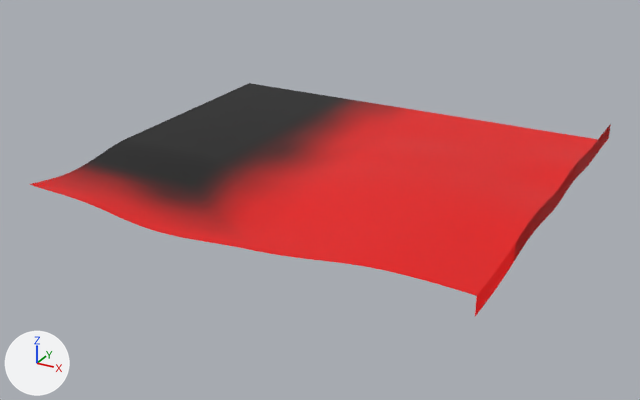
Renders of the glTF model public/assets/testmap/terrain_3_1.glb from each side of a commit.
Both versions are drawn from a 50 mm lens placed at (119.3, -111.7, 36.3), pointed at (73.5, -28.3, -5.4). Every picture has the same lights, and +X, +Y and +Z are marked at lower left. The picture after the commit comes second. Vertices at exactly the same position are counted once.

In view in the first picture: 'terrain_3_1.0', 'terrain_3_1.1'.
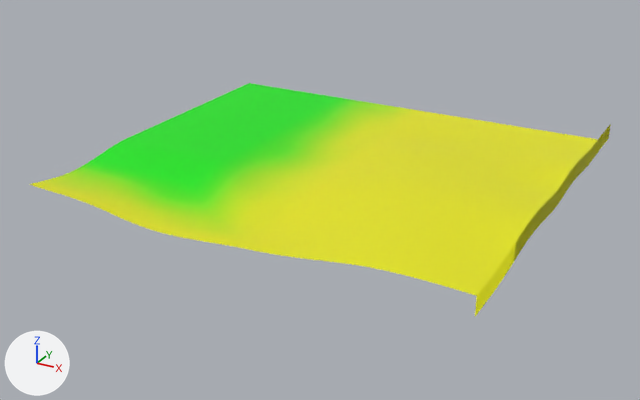
Diff of the bpy script that builds the scene:
```diff
--- a/public/assets/testmap/terrain_3_1.glb.py
+++ b/public/assets/testmap/terrain_3_1.glb.py
@@ me_terrain_3_1_0 @@
 me_terrain_3_1_0.from_pydata(...)  # 2244 vertices, 4300 faces; spans x 50.0..100.0, y -50.0..-7.0, z -2.0..0.9
 # used by ob_terrain_3_1_0; location = (0.0, 0.0, 0.0)
+# me_terrain_3_1_0 part 1: 2499 faces centred in x 50.3..99.7, y -49.7..-7.3, z -2.0..0.9 are repainted in the vertex colours; the middle colour goes from red #ff0000 to yellow #ffff00
+# me_terrain_3_1_0 part 2: 1329 faces centred in x 50.3..69.7, y -43.7..-7.3, z -1.8..0.0 are repainted in the vertex colours; the middle colour goes from black #000000 to green #00ff00
+# me_terrain_3_1_0 part 3: 472 faces centred in x 50.3..74.3, y -46.7..-7.3, z -2.0..0.0 are repainted in the vertex colours; the middle colour goes from red #c00000 to green #c0ff00
 me_terrain_3_1_0.materials.append(mat_terrain_blend)
@@ me_terrain_3_1_1 @@
 me_terrain_3_1_1.from_pydata(...)  # 102 vertices, 100 faces; spans x 100.0, y -50.0..0.0, z -2.0..0.8
 # used by ob_terrain_3_1_1; location = (0.0, 0.0, 0.0)
+# me_terrain_3_1_1 part 4: 100 faces centred in x 100.0, y -49.7..-0.3, z -1.4..0.1 are repainted in the vertex colours; the middle colour goes from red #ff0000 to yellow #ffff00
 me_terrain_3_1_1.materials.append(mat_ground_forest)
```

Boxes (x1, y1, x2, y2) around the edits, measured in the pictures (640 x 400 px):
part 1 of me_terrain_3_1_0, recoloured (red to yellow): (30, 109, 598, 296) in both
part 2 of me_terrain_3_1_0, recoloured (lighter): (78, 83, 359, 208) in both
part 3 of me_terrain_3_1_0, recoloured (red to green): (52, 101, 406, 230) in both
part 4 of me_terrain_3_1_1, recoloured: (475, 124, 611, 316) in both
